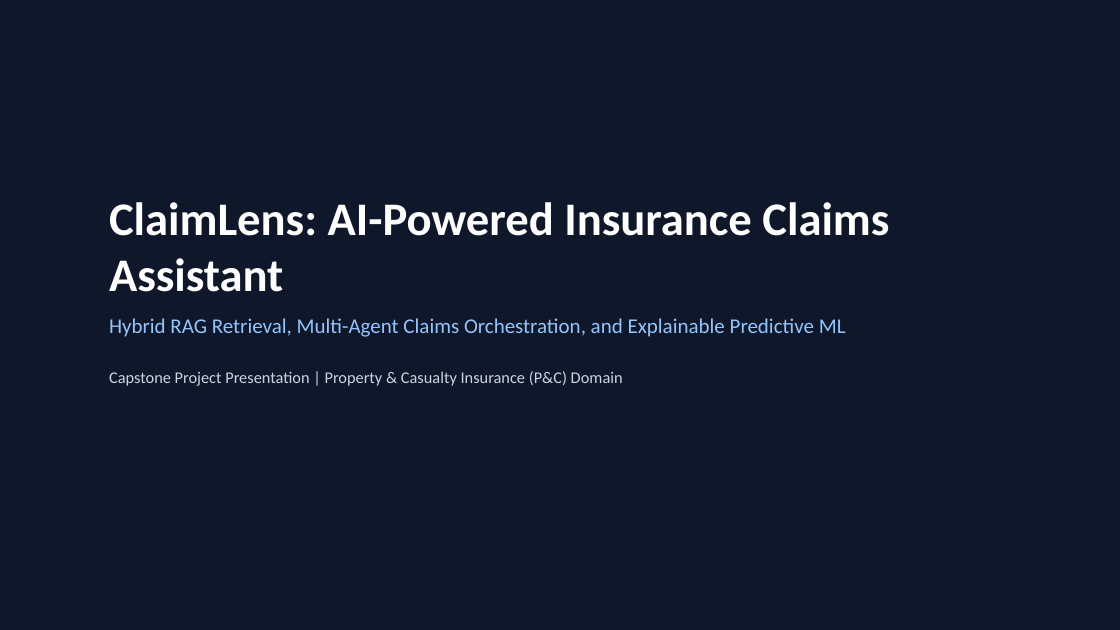
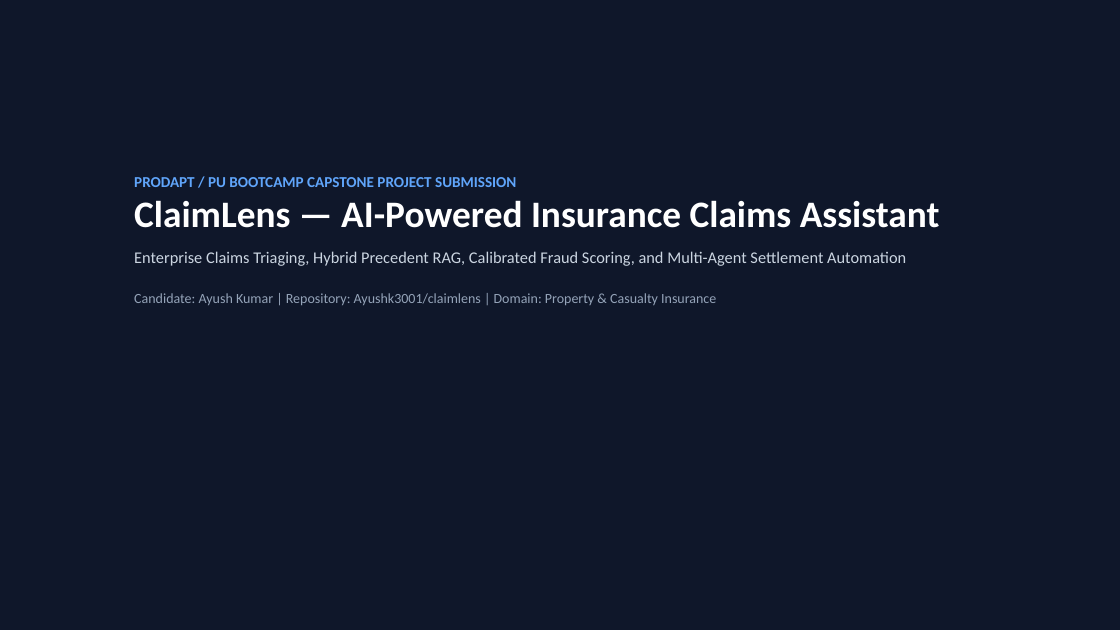
Before and after one commit to Ayushk3001/claimlens, a slide deck: slide 1 of presentation/Project_Presentation.pptx. Drawn at 1120x630 pixels with LibreOffice and Linux fonts; fonts in the diff are those of the drawing. Boxes give left, top, right and bottom in pixels: in the first picture for what was removed or moved away, otherwise in the second. Text is boxed around its words. In the diff, an @@ line names an element or a change of style, - is before the commit and + after.

Commit message:
Fix latency benchmark, synchronize deliverables, and harden evaluation invariants
- Implement ClaimVectorStore.search_by_vector with strict 1536-D array and finite numeric validation
- Decouple isolated vector cosine search from external API embedding latency in benchmark_latency.py
- Enforce universal settlement ceiling and TC-003 loss amount floor across evaluation harness
- Eliminate hardcoded deliverable metrics by dynamically parsing Evaluation_Summary.json and latency_benchmark.json
- Add unit tests for vector validation, deterministic ranking, and evaluation invariants (32 passing tests)
- Regenerate all submission PDFs, PPTX deck, and packaging archive

```diff
--- a/presentation/Project_Presentation.pptx
+++ b/presentation/Project_Presentation.pptx
@@ text at (x1=134, y1=177, x2=940, y2=305): text changed; size 18 to 14 pt; text colour #93C5FD to #CBD5E1 @@
-ClaimLens: AI-Powered Insurance Claims Assistant
-Hybrid RAG Retrieval, Multi-Agent Claims Orchestration, and Explainable Predictive ML
-Capstone Project Presentation | Property & Casualty Insurance (P&C) Domain
+PRODAPT / PU BOOTCAMP CAPSTONE PROJECT SUBMISSION
+ClaimLens — AI-Powered Insurance Claims Assistant
+Enterprise Claims Triaging, Hybrid Precedent RAG, Calibrated Fraud Scoring, and Multi-Agent Settlement Automation
+Candidate: Ayush Kumar | Repository: Ayushk3001/claimlens | Domain: Property & Casualty Insurance
```
Also in this commit, not shown: 5 other slides changed, 1 slide added, 1 slide removed, 17 other files.
